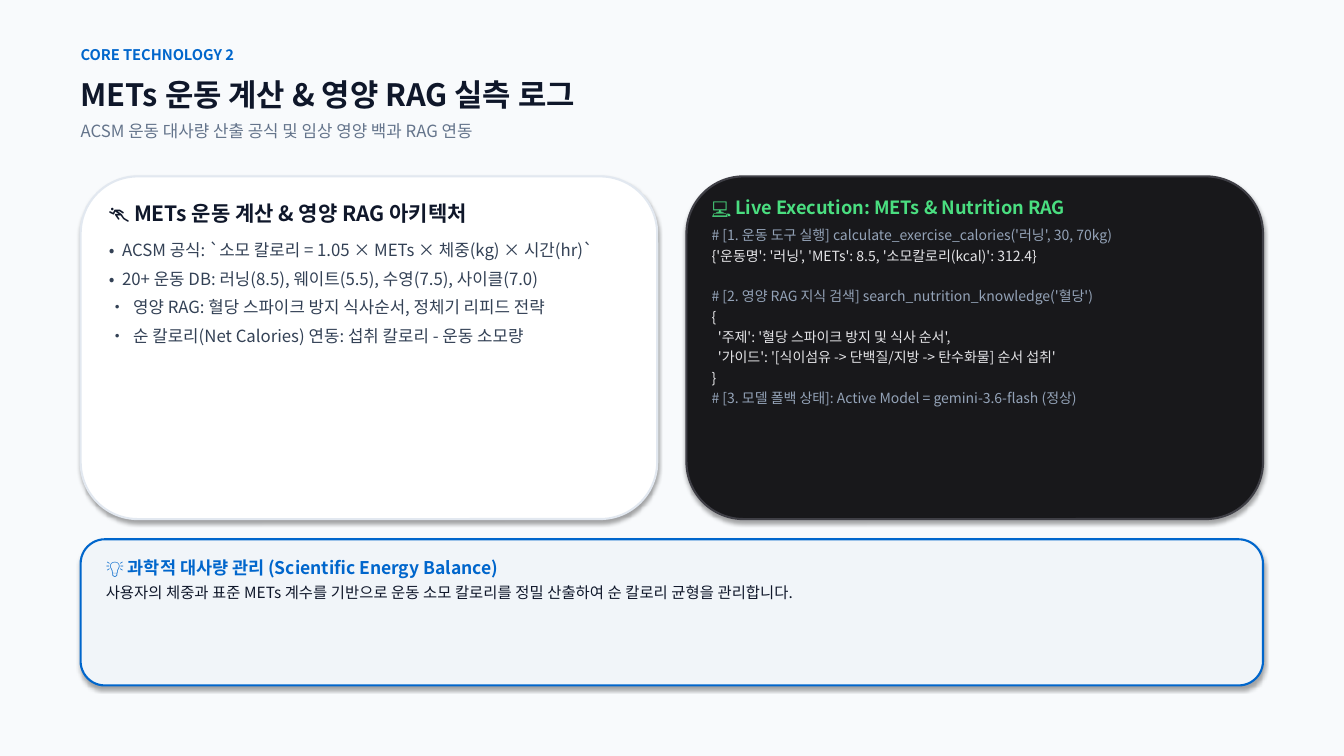
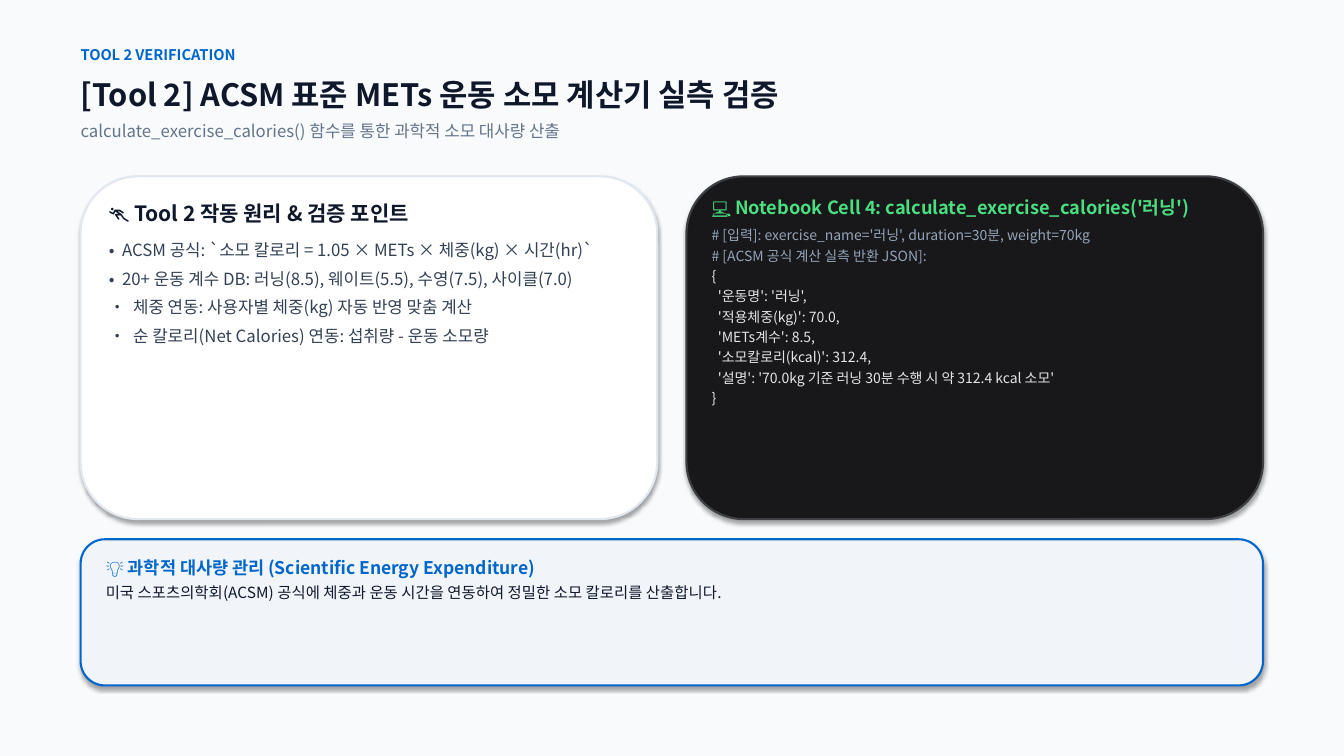
Before and after one commit to rye6837-web/impossible_to_get_lost_my_weight, a slide deck: slide 7 of AI_Diet_Coach_Presentation.pptx (slide 10 before the commit). Drawn at 1344x756 pixels with LibreOffice and Linux fonts; fonts in the diff are those of the drawing. Boxes give left, top, right and bottom in pixels: in the first picture for what was removed or moved away, otherwise in the second. Text is boxed around its words. In the diff, an @@ line names an element or a change of style, - is before the commit and + after.

```diff
--- a/AI_Diet_Coach_Presentation.pptx
+++ b/AI_Diet_Coach_Presentation.pptx
@@ text at box(81, 49, 235, 60): text changed @@
-CORE TECHNOLOGY 2
+TOOL 2 VERIFICATION
@@ text at box(81, 80, 779, 112): text changed @@
-METs 운동 계산 & 영양 RAG 실측 로그
+[Tool 2] ACSM 표준 METs 운동 소모 계산기 실측 검증
@@ text at box(81, 123, 560, 140): text changed @@
-ACSM 운동 대사량 산출 공식 및 임상 영양 백과 RAG 연동
+calculate_exercise_calories() 함수를 통한 과학적 소모 대사량 산출
@@ text at box(134, 203, 409, 223): text changed @@
-🏃 METs 운동 계산 & 영양 RAG 아키텍처
+🏃 Tool 2 작동 원리 & 검증 포인트
@@ text at box(722, 198, 1189, 264): text changed @@
-💻 Live Execution: METs & Nutrition RAG
-# [1. 운동 도구 실행] calculate_exercise_calories('러닝', 30, 70kg)
-{'운동명': '러닝', 'METs': 8.5, '소모칼로리(kcal)': 312.4}
-# [2. 영양 RAG 지식 검색] search_nutrition_knowledge('혈당')
+💻 Notebook Cell 4: calculate_exercise_calories('러닝')
+# [입력]: exercise_name='러닝', duration=30분, weight=70kg
+# [ACSM 공식 계산 실측 반환 JSON]:
@@ text at box(122, 271, 573, 345): text changed @@
-• 20+ 운동 DB: 러닝(8.5), 웨이트(5.5), 수영(7.5), 사이클(7.0)
-• 영양 RAG: 혈당 스파이크 방지 식사순서, 정체기 리피드 전략
-• 순 칼로리(Net Calories) 연동: 섭취 칼로리 - 운동 소모량
+• 20+ 운동 계수 DB: 러닝(8.5), 웨이트(5.5), 수영(7.5), 사이클(7.0)
+• 체중 연동: 사용자별 체중(kg) 자동 반영 맞춤 계산
+• 순 칼로리(Net Calories) 연동: 섭취량 - 운동 소모량
@@ text at box(718, 289, 1055, 387): text changed @@
-'주제': '혈당 스파이크 방지 및 식사 순서',
-'가이드': '[식이섬유 -> 단백질/지방 -> 탄수화물] 순서 섭취'
+'운동명': '러닝',
+'적용체중(kg)': 70.0,
+'METs계수': 8.5,
+'소모칼로리(kcal)': 312.4,
+'설명': '70.0kg 기준 러닝 30분 수행 시 약 312.4 kcal 소모'
@@ text at box(722, 391, 1077, 407): paragraph removed @@
-# [3. 모델 폴백 상태]: Active Model = gemini-3.6-flash (정상)
@@ text at box(106, 559, 722, 601): text changed @@
-💡 과학적 대사량 관리 (Scientific Energy Balance)
-사용자의 체중과 표준 METs 계수를 기반으로 운동 소모 칼로리를 정밀 산출하여 순 칼로리 균형을 관리합니다.
+💡 과학적 대사량 관리 (Scientific Energy Expenditure)
+미국 스포츠의학회(ACSM) 공식에 체중과 운동 시간을 연동하여 정밀한 소모 칼로리를 산출합니다.
```
Also in this commit, not shown: 10 other slides changed, 1 slide added, 2 slides removed, 2 other files.
